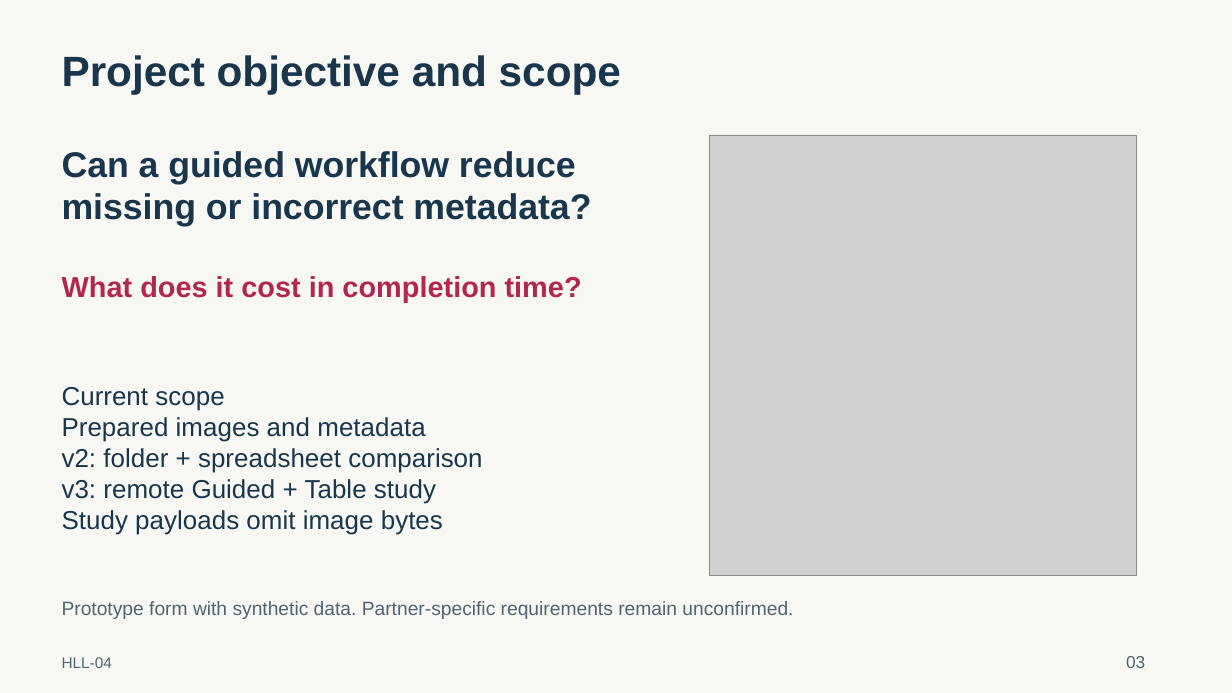
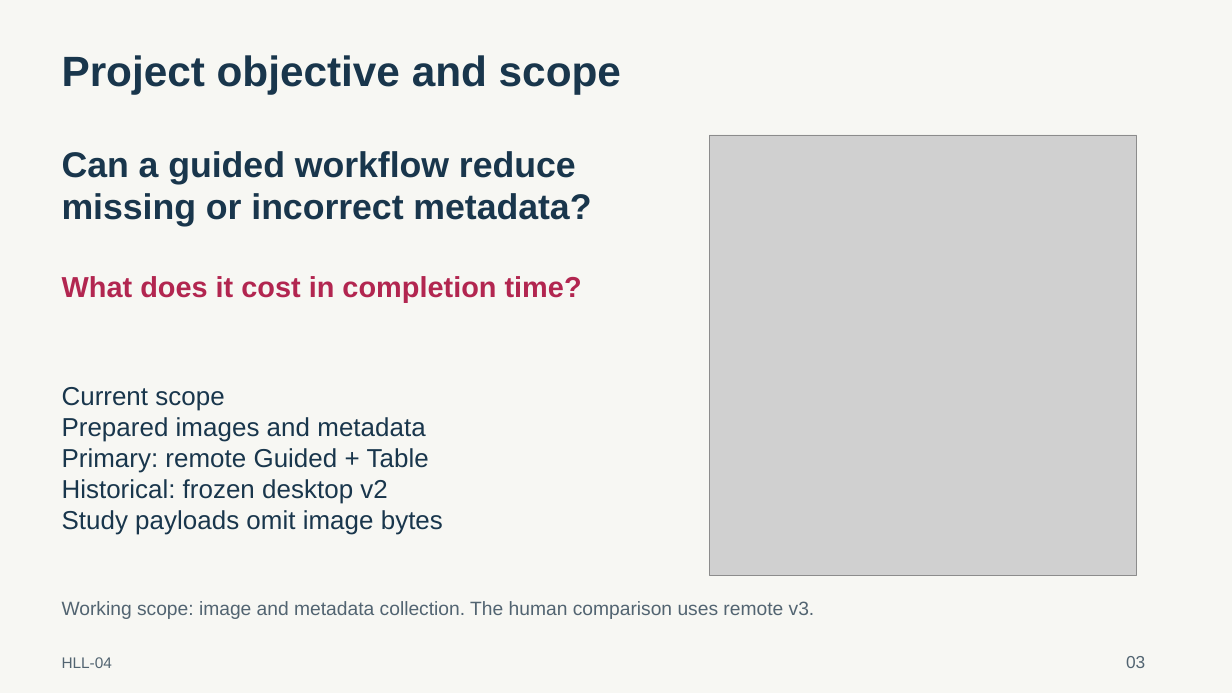
Before and after one commit to hariquasar/hll-04-capture-ui, a slide deck: slide 3 of docs/presentation/HLL-04_Presentation.pptx. Drawn at 1232x693 pixels with LibreOffice and Linux fonts; fonts in the diff are those of the drawing; grey boxes stand for pictures. Boxes give left, top, right and bottom in pixels: in the first picture for what was removed or moved away, otherwise in the second. Text is boxed around its words. In the diff, an @@ line names an element or a change of style, - is before the commit and + after.

Commit message:
Apply research-informed remote UI revision and update FYP materials

```diff
--- a/docs/presentation/HLL-04_Presentation.pptx
+++ b/docs/presentation/HLL-04_Presentation.pptx
@@ text at box(62, 448, 429, 504): text changed @@
-v2: folder + spreadsheet comparison
-v3: remote Guided + Table study
+Primary: remote Guided + Table
+Historical: frozen desktop v2
@@ text at box(62, 601, 815, 619): text changed @@
-Prototype form with synthetic data. Partner-specific requirements remain unconfirmed.
+Working scope: image and metadata collection. The human comparison uses remote v3.
```
Also in this commit, not shown: 14 other slides changed, 2 slides added, 34 other files.
